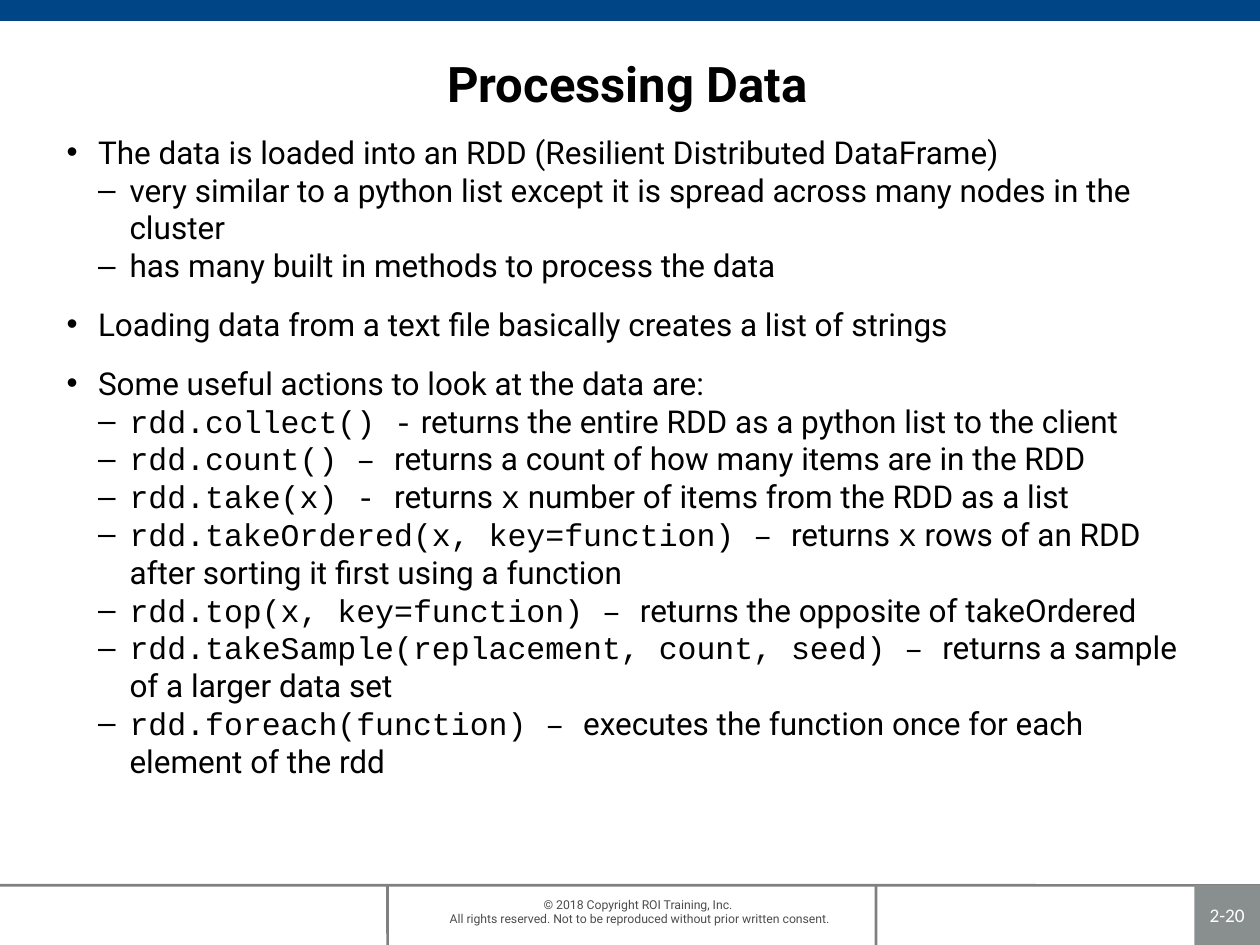
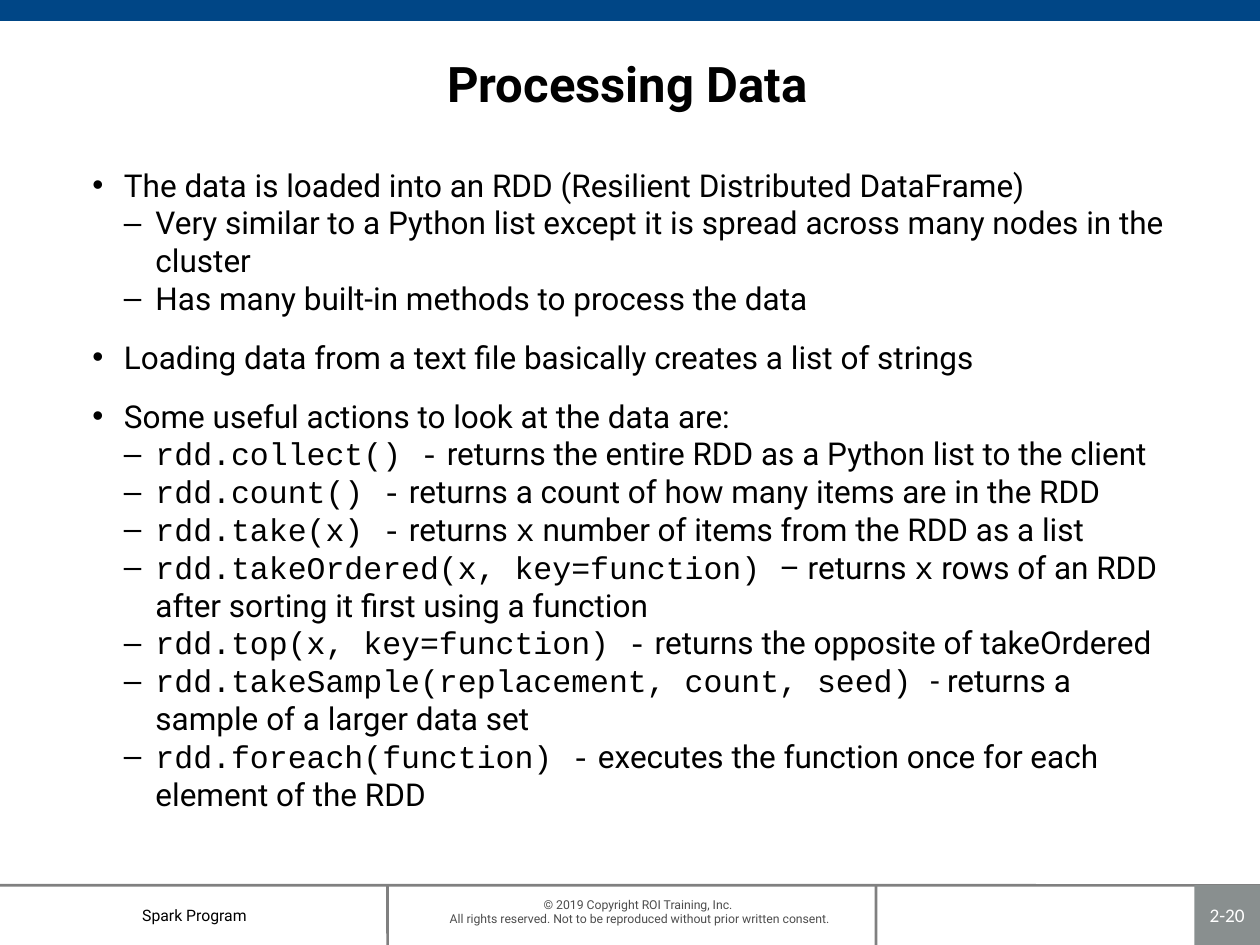
Before and after one commit to roitraining/SparkProgram, a slide deck: slide 20 of Day1/Ch02 Intro to Spark.pptx. Drawn at 1260x945 pixels with LibreOffice and Linux fonts; fonts in the diff are those of the drawing; background and template pictures are left out. Boxes give left, top, right and bottom in pixels: in the first picture for what was removed or moved away, otherwise in the second. Text is boxed around its words. In the diff, an @@ line names an element or a change of style, - is before the commit and + after.

```diff
--- a/Day1/Ch02 Intro to Spark.pptx
+++ b/Day1/Ch02 Intro to Spark.pptx
@@ text "The data is loaded into ...": place and size @@
-text "The data is loaded into ..." at [98,139,1177,774]
+text "The data is loaded into ..." at [124,172,1163,807]
@@ text at [155,210,1163,317]: text changed @@
-  – very similar to a python list except it is spread across many nodes in the cluster
-  – has many built in methods to process the data
+  – Very similar to a Python list except it is spread across many nodes in the cluster
+  – Has many built-in methods to process the data
@@ text at [155,441,1146,510]: text changed @@
-  – rdd.collect() - returns the entire RDD as a python list to the client
-  – rdd.count() – returns a count of how many items are in the RDD
+  – rdd.collect() - returns the entire RDD as a Python list to the client
+  – rdd.count() - returns a count of how many items are in the RDD
@@ text at [155,555,1157,624]: font Courier New to Roboto in "–" @@
@@ text at [155,630,1151,807]: text changed @@
-  – rdd.top(x, key=function) – returns the opposite of takeOrdered
-  – rdd.takeSample(replacement, count, seed) – returns a sample of a larger data set
-  – rdd.foreach(function) – executes the function once for each element of the rdd
+  – rdd.top(x, key=function) - returns the opposite of takeOrdered
+  – rdd.takeSample(replacement, count, seed) - returns a sample of a larger data set
+  – rdd.foreach(function) - executes the function once for each element of the RDD
@@ text added at [142,909,246,925], 9 pt, text #000000 @@
+Spark Program
```
Also in this commit, not shown: 24 other slides changed, 1 other file.
